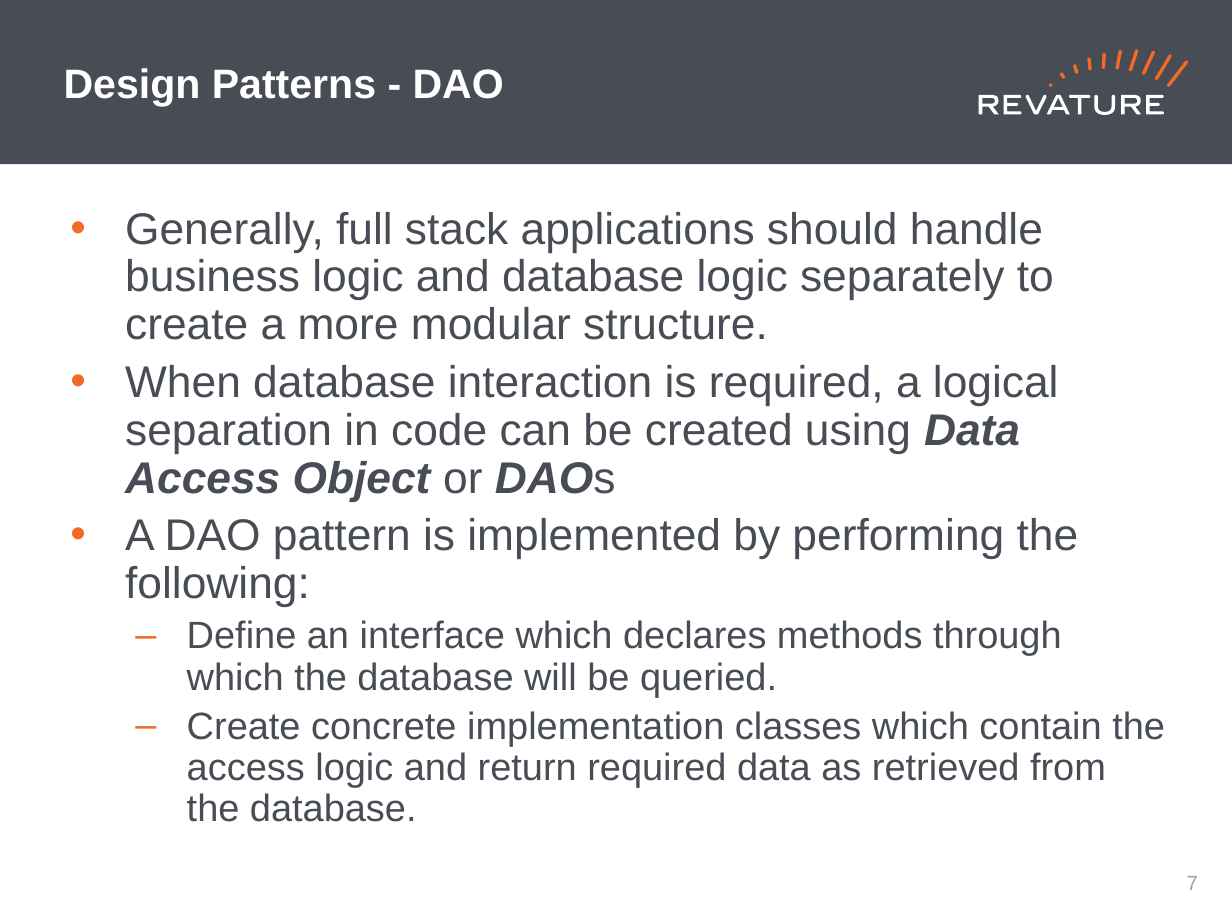
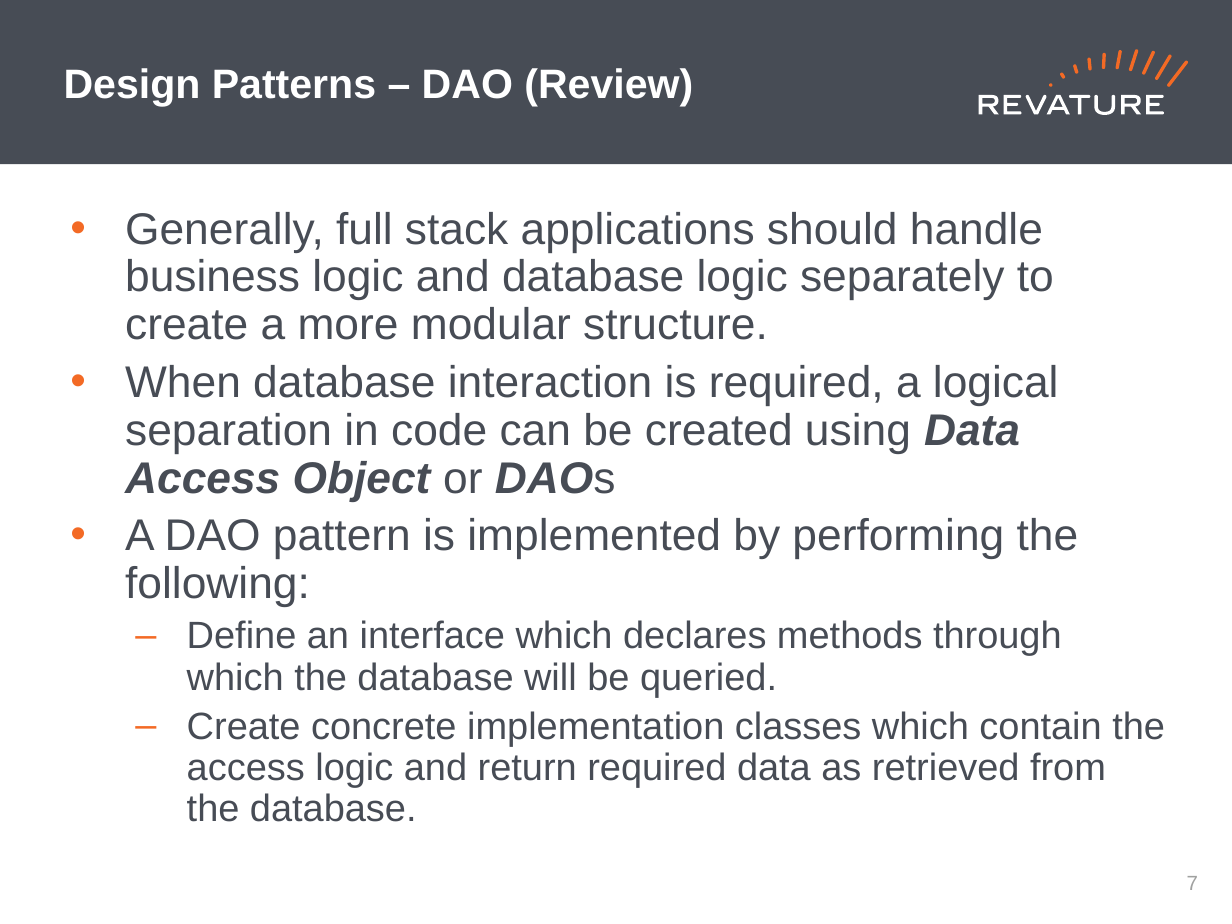
Before and after one commit to jhigherevature/8302021_RAP, a slide deck: slide 8 of powerpoints/Day_27.pptx. Drawn at 1232x924 pixels with LibreOffice and Linux fonts; fonts in the diff are those of the drawing. Boxes give left, top, right and bottom in pixels: in the first picture for what was removed or moved away, otherwise in the second. Text is boxed around its words. In the diff, an @@ line names an element or a change of style, - is before the commit and + after.

```diff
--- a/powerpoints/Day_27.pptx
+++ b/powerpoints/Day_27.pptx
@@ title at <box>64,68,693,106</box>: text changed @@
-Design Patterns - DAO
+Design Patterns – DAO (Review)
```
Also in this commit, not shown: 4 other files.
